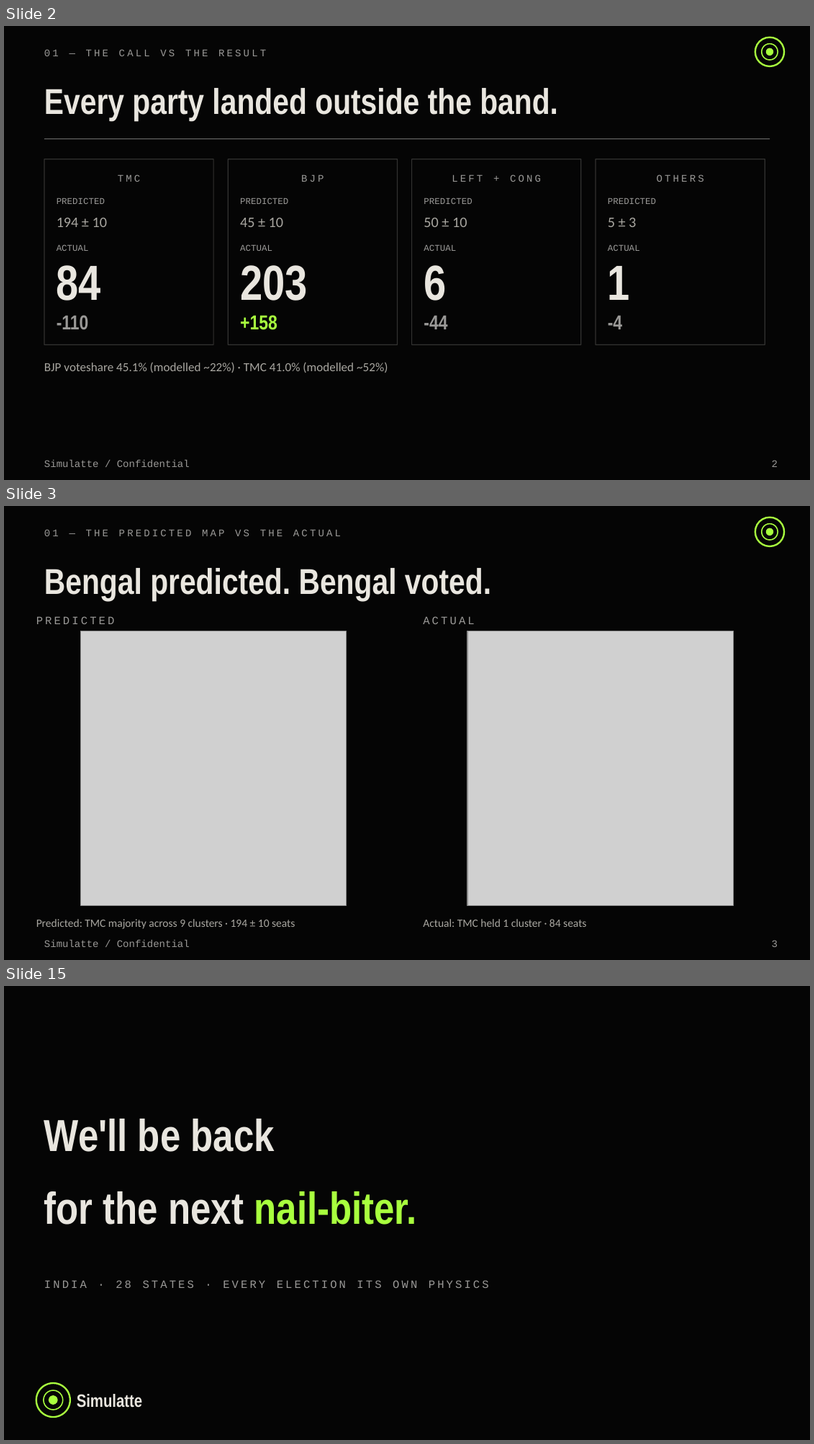
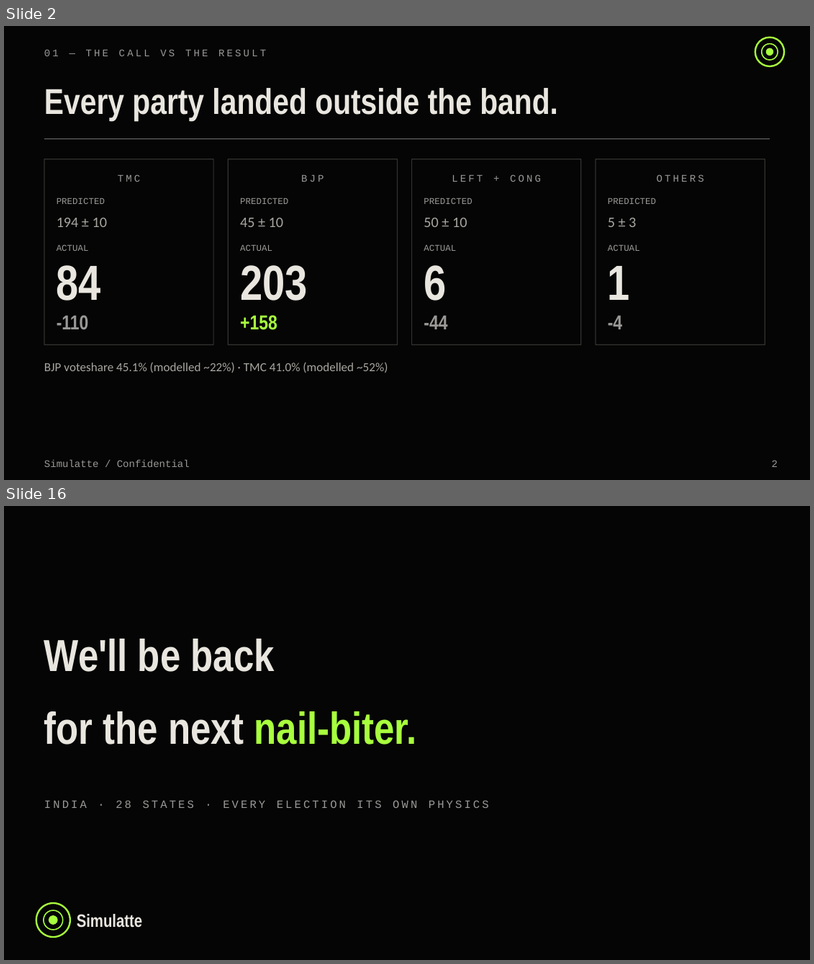
Before and after one commit to Iqbalahmed7/simulatte-popscale, a slide deck: engineering/wb_2026_postmortem_deck.pptx. Shown one above the other, each under a label of ours: slides 2, 3 and 15 before the commit, slides 2 and 16 after it; the slides between them are not shown. The pictures are 814x1444 and 814x964 pixels, drawn with LibreOffice and Linux fonts; fonts in the diff are those of the drawing; grey boxes stand for pictures. Boxes give left, top, right and bottom in pixels: in the first picture for what was removed or moved away, otherwise in the second. Text is boxed around its words. In the diff, an @@ line names an element or a change of style, - is before the commit and + after.

```diff
--- a/engineering/wb_2026_postmortem_deck.pptx
+++ b/engineering/wb_2026_postmortem_deck.pptx
@@ slide 3 removed at (x1=4, y1=506, x2=810, y2=960), background #050505 @@
@@ ellipse removed at (x1=756, y1=518, x2=784, y2=546) @@
@@ ellipse removed at (x1=762, y1=524, x2=778, y2=540) @@
@@ text removed at (x1=44, y1=529, x2=341, y2=536) @@
-01 — THE PREDICTED MAP VS THE ACTUAL
@@ ellipse removed at (x1=767, y1=528, x2=773, y2=535) @@
@@ text removed at (x1=44, y1=568, x2=491, y2=601) @@
-Bengal predicted. Bengal voted.
@@ text removed at (x1=36, y1=616, x2=115, y2=624) @@
-PREDICTED
@@ picture removed at (x1=80, y1=631, x2=347, y2=905) @@
@@ text removed at (x1=423, y1=616, x2=474, y2=624) @@
-ACTUAL
@@ picture removed at (x1=468, y1=631, x2=734, y2=905) @@
@@ text removed at (x1=36, y1=919, x2=295, y2=929) @@
-Predicted: TMC majority across 9 clusters · 194 ± 10 seats
@@ text removed at (x1=423, y1=919, x2=586, y2=926) @@
-Actual: TMC held 1 cluster · 84 seats
@@ text removed at (x1=44, y1=939, x2=190, y2=947) @@
-Simulatte / Confidential
@@ text removed at (x1=772, y1=939, x2=778, y2=947) @@
-3
@@ what was slide 15 is now slide 16 @@
```
Also in this commit, not shown: 11 slides changed, 2 slides added, 23 other files.
